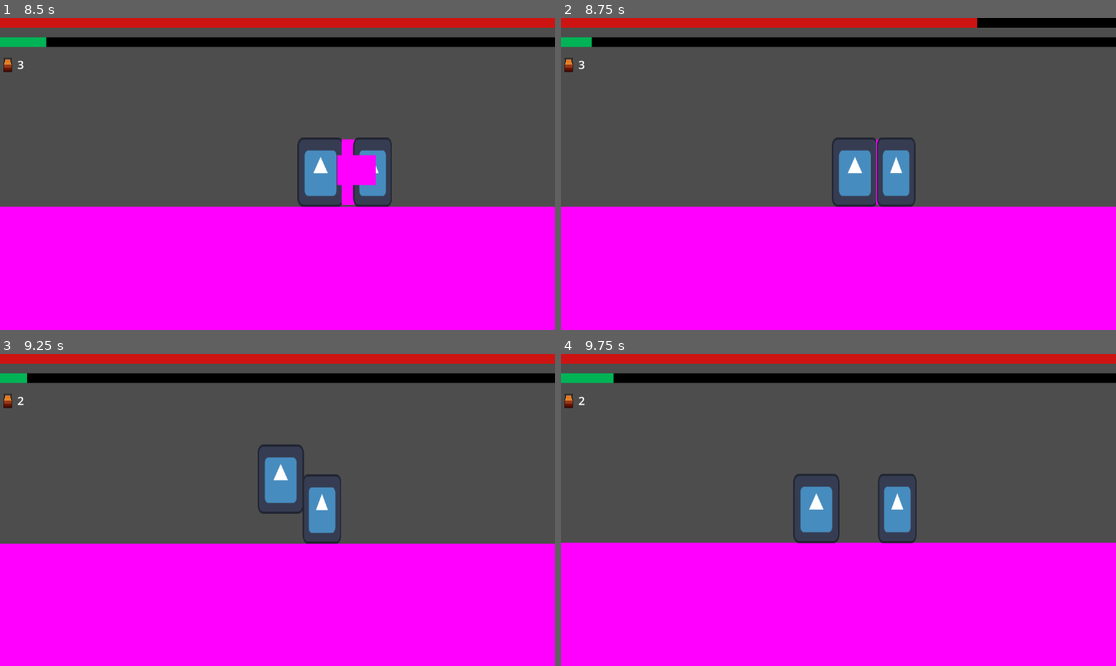
Above: before the commit, frames 1-4 (two rows, left to right).
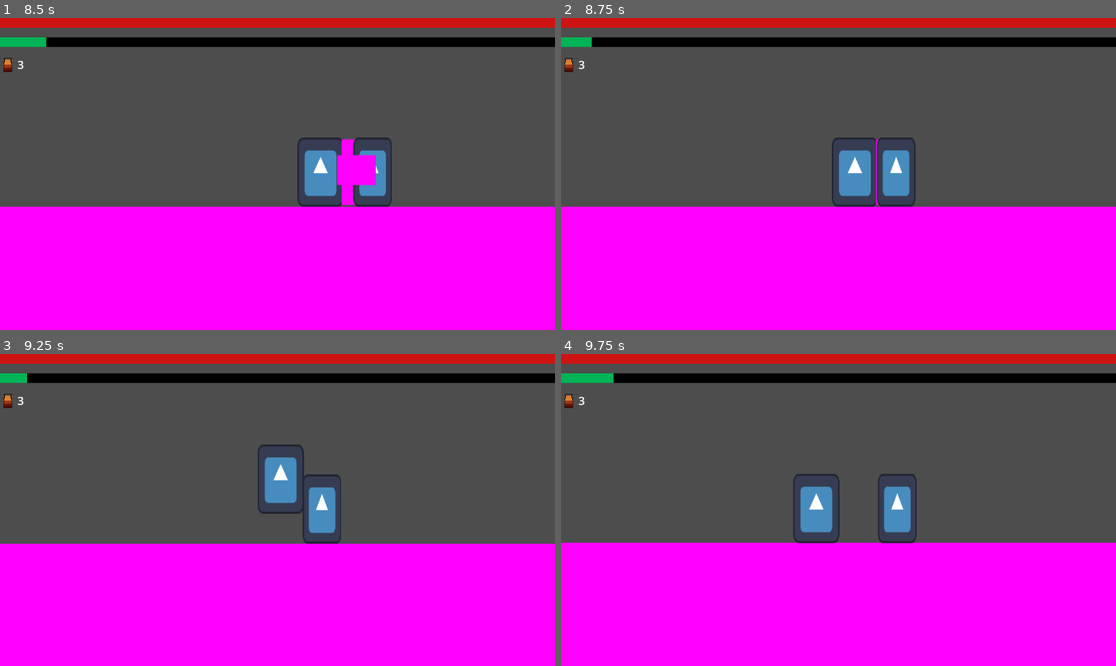
Above: after the commit, the same moments.

Repository: CodeScratcher/soulslike
Game: Godot game, scene res://Levels/test_scene.tscn
The game is run twice, just before and just after one commit, with the same random seed, the same clock (stepped at 60 frames per second) and the same inputs. The engine's default icon, where the game draws it, is replaced by a stand-in: a white triangle on a blue panel in a dark square.
Inputs (mouse positions are in pixels of both pictures, inside the frame that each line leads up to):
- Up to frame 1 (8.5 s): move the mouse to (399, 158) at 0.52 s; hold Shift (block) 0.53-1.28 s; hold D (right) 0.53-2.03 s; tap W (jump) at 0.77, 1.52, 3.02, 3.77, 4.52, 6.02, 6.77, 7.52 s; move the mouse to (166, 189) at 1.27 s; tap E (heal) at 1.35, 5.1 s; move the mouse to (333, 105) at 2.02 s; hold A (left) 2.03-2.78 s; right-click (333, 105) at 2.1 s; move the mouse to (249, 236) at 2.77 s; hold D (right) 2.78-4.28 s; click (249, 236) at 2.85 s; move the mouse to (444, 220) at 3.52 s; tap Space (roll) at 3.6, 7.35 s; move the mouse to (111, 127) at 4.27 s; hold A (left) 4.28-5.03 s; tap Shift (block) at 4.35 s; move the mouse to (305, 174) at 5.02 s; hold D (right) 5.03-5.78 s; move the mouse to (194, 96) at 5.77 s; hold A (left) 5.78-7.28 s; right-click (194, 96) at 5.85 s; tap Enter at 6.5 s; move the mouse to (399, 158) at 6.52 s; click (399, 158) at 6.6 s; move the mouse to (166, 189) at 7.27 s; hold D (right) from 7.28 s (still down); move the mouse to (333, 105) at 8.02 s; hold Shift (block) from 8.03 s (still down)
- Up to frame 2 (8.75 s): keep holding D (right); keep holding Shift (block)
- Up to frame 3 (9.25 s): keep holding D (right); move the mouse to (249, 572) at 8.77 s; release Shift (block) at 8.78 s; tap E (heal) at 8.85 s; tap W (jump) at 9.02 s
- Up to frame 4 (9.75 s): move the mouse to (1005, 556) at 9.52 s; release D (right) at 9.53 s; hold A (left) from 9.53 s (still down); right-click (1005, 556) at 9.6 s

Frame 1 is identical in both runs. In frame 2, 0.8% of the frame differs, in the area x 74-100%, y 0-4%; in frame 3, less than 0.1%; in frame 4, less than 0.1%.

Commit message:
Block works completely

Diff:
--- a/Objects/Player.tscn
+++ b/Objects/Player.tscn
@@ -157,9 +157,8 @@
 [sub_resource type="RectangleShape2D" id="RectangleShape2D_8xc5h"]
 size = Vector2(48, 32)
 
-[sub_resource type="CapsuleShape2D" id="CapsuleShape2D_m2rfm"]
-radius = 24.0
-height = 96.0
+[sub_resource type="RectangleShape2D" id="RectangleShape2D_jmu7u"]
+size = Vector2(32, 72)
 
 [sub_resource type="PlaceholderTexture2D" id="PlaceholderTexture2D_db7ct"]
 
@@ -218,13 +217,14 @@
 texture = ExtResource("3_gu23v")
 
 [node name="BlockArea" type="Area2D" parent="."]
+visible = false
 position = Vector2(16, -28)
 collision_layer = 2
 collision_mask = 0
 
 [node name="CollisionShape2D" type="CollisionShape2D" parent="BlockArea"]
 position = Vector2(32, 0)
-shape = SubResource("CapsuleShape2D_m2rfm")
+shape = SubResource("RectangleShape2D_jmu7u")
 disabled = true
 debug_color = Color(0, 0.580392, 0.796078, 0.419608)
 
--- a/Objects/test_enemy.tscn
+++ b/Objects/test_enemy.tscn
@@ -17,84 +17,6 @@
 
 [sub_resource type="CircleShape2D" id="CircleShape2D_3tact"]
 radius = 204.01
-
-[sub_resource type="Animation" id="Animation_36tgk"]
-resource_name = "attack"
-tracks/0/type = "value"
-tracks/0/imported = false
-tracks/0/enabled = true
-tracks/0/path = NodePath("Hitbox:visible")
-tracks/0/interp = 1
-tracks/0/loop_wrap = true
-tracks/0/keys = {
-"times": PackedFloat32Array(0, 0.7),
-"transitions": PackedFloat32Array(1, 1),
-"update": 1,
-"values": [true, false]
-}
-tracks/1/type = "value"
-tracks/1/imported = false
-tracks/1/enabled = true
-tracks/1/path = NodePath("Hitbox/CollisionShape2D:disabled")
-tracks/1/interp = 1
-tracks/1/loop_wrap = true
-tracks/1/keys = {
-"times": PackedFloat32Array(0.2, 0.5),
-"transitions": PackedFloat32Array(1, 1),
-"update": 1,
-"values": [false, true]
-}
-tracks/2/type = "value"
-tracks/2/imported = false
-tracks/2/enabled = true
-tracks/2/path = NodePath("Hitbox:position")
-tracks/2/interp = 1
-tracks/2/loop_wrap = true
-tracks/2/keys = {
-"times": PackedFloat32Array(0.1, 0.4, 0.7, 1),
-"transitions": PackedFloat32Array(1, 1, 1, 1),
-"update": 0,
-"values": [Vector2(0, 0), Vector2(50, 0), Vector2(-10, 0), Vector2(0, 0)]
-}
-
-[sub_resource type="Animation" id="Animation_m322i"]
-resource_name = "attack_left"
-tracks/0/type = "value"
-tracks/0/imported = false
-tracks/0/enabled = true
-tracks/0/path = NodePath("Hitbox:visible")
-tracks/0/interp = 1
-tracks/0/loop_wrap = true
-tracks/0/keys = {
-"times": PackedFloat32Array(0, 0.7),
-"transitions": PackedFloat32Array(1, 1),
-"update": 1,
-"values": [true, false]
-}
-tracks/1/type = "value"
-tracks/1/imported = false
-tracks/1/enabled = true
-tracks/1/path = NodePath("Hitbox/CollisionShape2D:disabled")
-tracks/1/interp = 1
-tracks/1/loop_wrap = true
-tracks/1/keys = {
-"times": PackedFloat32Array(0.2, 0.5),
-"transitions": PackedFloat32Array(1, 1),
-"update": 1,
-"values": [false, true]
-}
-tracks/2/type = "value"
-tracks/2/imported = false
-tracks/2/enabled = true
-tracks/2/path = NodePath("Hitbox:position")
-tracks/2/interp = 1
-tracks/2/loop_wrap = true
-tracks/2/keys = {
-"times": PackedFloat32Array(0.1, 0.4, 0.7, 1),
-"transitions": PackedFloat32Array(1, 1, 1, 1),
-"update": 0,
-"values": [Vector2(0, 0), Vector2(-50, 0), Vector2(-10, 0), Vector2(0, 0)]
-}
 
 [sub_resource type="Animation" id="Animation_s2uam"]
 length = 0.001
@@ -135,6 +57,84 @@
 "values": [true]
 }
 
+[sub_resource type="Animation" id="Animation_36tgk"]
+resource_name = "attack"
+tracks/0/type = "value"
+tracks/0/imported = false
+tracks/0/enabled = true
+tracks/0/path = NodePath("Hitbox:visible")
+tracks/0/interp = 1
+tracks/0/loop_wrap = true
+tracks/0/keys = {
+"times": PackedFloat32Array(0, 0.7),
+"transitions": PackedFloat32Array(1, 1),
+"update": 1,
+"values": [true, false]
+}
+tracks/1/type = "value"
+tracks/1/imported = false
+tracks/1/enabled = true
+tracks/1/path = NodePath("Hitbox/CollisionShape2D:disabled")
+tracks/1/interp = 1
+tracks/1/loop_wrap = true
+tracks/1/keys = {
+"times": PackedFloat32Array(0.2, 0.5),
+"transitions": PackedFloat32Array(1, 1),
+"update": 1,
+"values": [false, true]
+}
+tracks/2/type = "value"
+tracks/2/imported = false
+tracks/2/enabled = true
+tracks/2/path = NodePath("Hitbox:position")
+tracks/2/interp = 1
+tracks/2/loop_wrap = true
+tracks/2/keys = {
+"times": PackedFloat32Array(0.1, 0.4, 0.7, 1),
+"transitions": PackedFloat32Array(1, 1, 1, 1),
+"update": 0,
+"values": [Vector2(0, 0), Vector2(50, 0), Vector2(-10, 0), Vector2(0, 0)]
+}
+
+[sub_resource type="Animation" id="Animation_m322i"]
+resource_name = "attack_left"
+tracks/0/type = "value"
+tracks/0/imported = false
+tracks/0/enabled = true
+tracks/0/path = NodePath("Hitbox:visible")
+tracks/0/interp = 1
+tracks/0/loop_wrap = true
+tracks/0/keys = {
+"times": PackedFloat32Array(0, 0.7),
+"transitions": PackedFloat32Array(1, 1),
+"update": 1,
+"values": [true, false]
+}
+tracks/1/type = "value"
+tracks/1/imported = false
+tracks/1/enabled = true
+tracks/1/path = NodePath("Hitbox/CollisionShape2D:disabled")
+tracks/1/interp = 1
+tracks/1/loop_wrap = true
+tracks/1/keys = {
+"times": PackedFloat32Array(0.2, 0.5),
+"transitions": PackedFloat32Array(1, 1),
+"update": 1,
+"values": [false, true]
+}
+tracks/2/type = "value"
+tracks/2/imported = false
+tracks/2/enabled = true
+tracks/2/path = NodePath("Hitbox:position")
+tracks/2/interp = 1
+tracks/2/loop_wrap = true
+tracks/2/keys = {
+"times": PackedFloat32Array(0.1, 0.4, 0.7, 1),
+"transitions": PackedFloat32Array(1, 1, 1, 1),
+"update": 0,
+"values": [Vector2(0, 0), Vector2(-50, 0), Vector2(-10, 0), Vector2(0, 0)]
+}
+
 [sub_resource type="AnimationLibrary" id="AnimationLibrary_p3w34"]
 _data = {
 "RESET": SubResource("Animation_s2uam"),
--- a/Scripts/Player.gd
+++ b/Scripts/Player.gd
@@ -117,7 +117,7 @@
 
 	block()
 
-	hit_iframes -= 1
+	hit_iframes -= delta
 
 	heal()
 
--- a/Scripts/test_enemy.gd
+++ b/Scripts/test_enemy.gd
@@ -12,6 +12,20 @@
 var damage = 25
 
 func _physics_process(delta):
+	for x in $Hitbox.get_overlapping_areas():
+		if x.name == "BlockArea" and x.visible:
+			print("OK")
+			$AnimationPlayer.play("RESET")
+
+	for x in $Hitbox.get_overlapping_areas():
+		var body = x.get_parent()
+		var in_attack = $AnimationPlayer.current_animation == "attack" or $AnimationPlayer.current_animation == "attack_left"
+		if in_attack and body.is_in_group("player") and body.hit_iframes <= 0:
+			print("HURT")
+			body.hp -= damage
+			print(body.hit_iframes)
+			body.hit_iframes = 2.0
+
 	if not is_on_floor():
 		velocity.y += gravity * delta
 
@@ -55,19 +69,3 @@
 func _on_attack_area_body_exited(body):
 	if body.is_in_group("player"):
 		player_in_range = false
-
-
-func _on_hitbox_area_entered(area):
-	var body = area.get_parent()
-	if $Hitbox.overlaps_area(body.get_node("BlockArea")) and ($AnimationPlayer.current_animation == "attack" or $AnimationPlayer.current_animation == "attack_left"):
-		print("OK")
-		$AnimationPlayer.play("RESET")
-		return
-
-	var in_attack = $AnimationPlayer.current_animation == "attack" or $AnimationPlayer.current_animation == "attack_left"
-	if in_attack and body.is_in_group("player") and body.hit_iframes <= 0:
-		if $Hitbox.overlaps_area(body.get_node("BlockArea")):
-			print("AAAAAAA")
-		print("HURT")
-		body.hp -= damage
-		body.hit_iframes = 5.0
